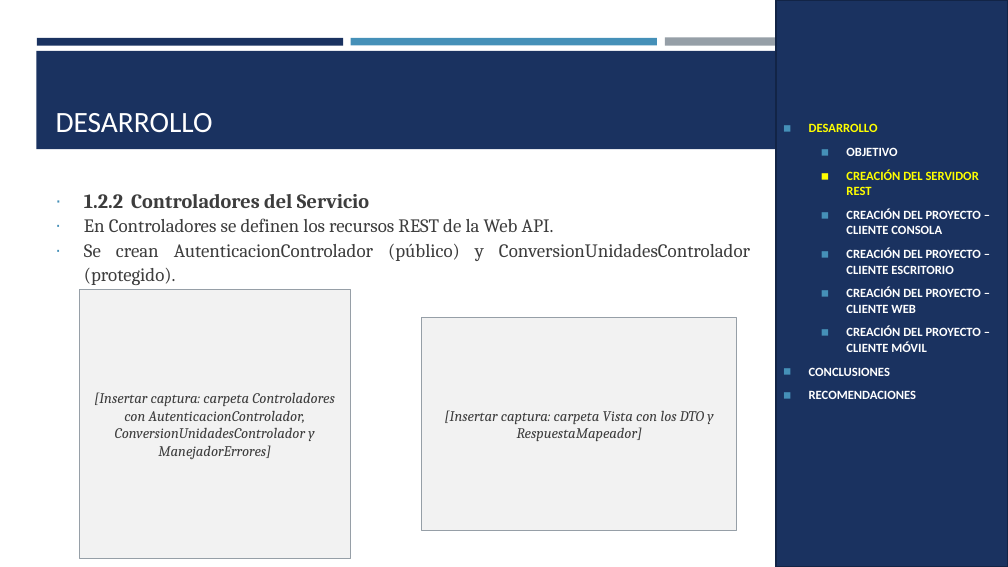
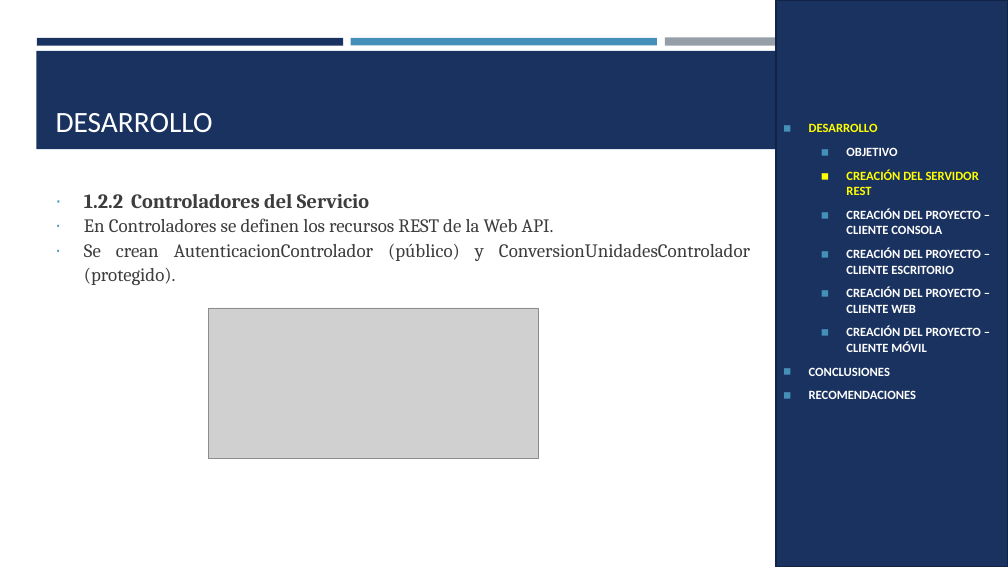
Before and after one commit to Teo344/Arquitectura_GRUPO03, a slide deck: slide 7 of TI.1.4. PAO202651_RESTFUL_DOTNET_SINBDD_NRC36884_GR03/05. DOCUMENTACION/PRESENTACION TI.1.4. RESTFUL sin BDD en DOTNET GR03.pptx. Drawn at 1008x567 pixels with LibreOffice and Linux fonts; fonts in the diff are those of the drawing; grey boxes stand for pictures. Boxes give left, top, right and bottom in pixels: in the first picture for what was removed or moved away, otherwise in the second. Text is boxed around its words. In the diff, an @@ line names an element or a change of style, - is before the commit and + after.

```diff
--- a/TI.1.4. PAO202651_RESTFUL_DOTNET_SINBDD_NRC36884_GR03/05. DOCUMENTACION/PRESENTACION TI.1.4. RESTFUL sin BDD en DOTNET GR03.pptx
+++ b/TI.1.4. PAO202651_RESTFUL_DOTNET_SINBDD_NRC36884_GR03/05. DOCUMENTACION/PRESENTACION TI.1.4. RESTFUL sin BDD en DOTNET GR03.pptx
@@ rectangle removed at [79,290,351,560] @@
-[Insertar captura: carpeta Controladores con AutenticacionControlador, ConversionUnidadesControlador y ManejadorErrores]
@@ picture added at [209,308,538,458] @@
@@ rectangle removed at [422,318,737,530] @@
-[Insertar captura: carpeta Vista con los DTO y RespuestaMapeador]
```
Also in this commit, not shown: 25 other slides changed, 3 slides removed, 1 other file.
